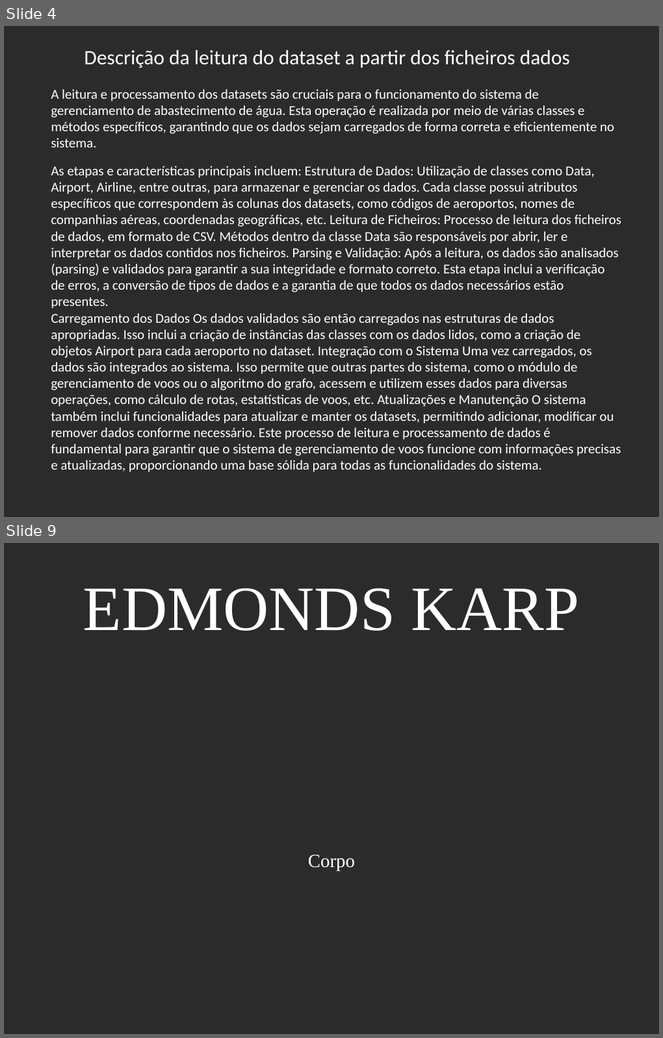
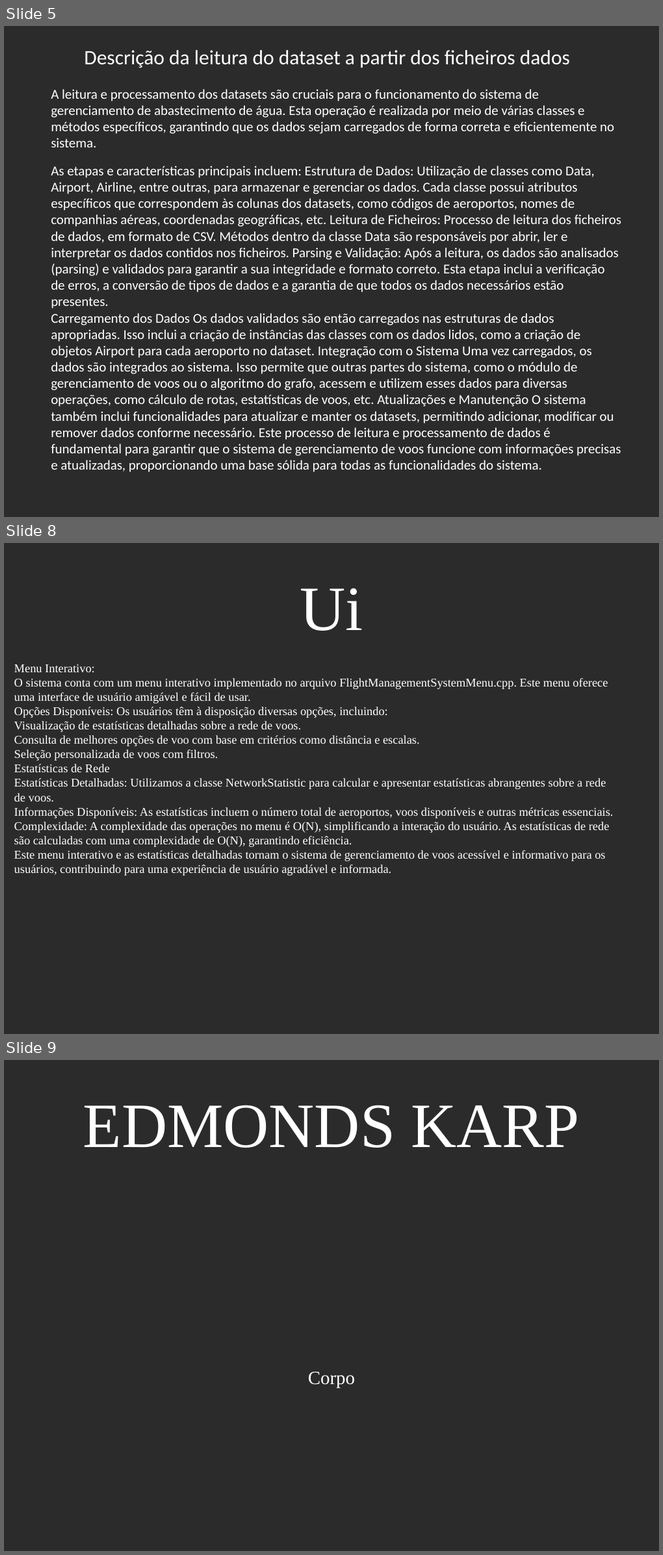
Before and after one commit to AngeloOliveira2004/DA_1st_Project, a slide deck: Neat Water Supply Presentation.pptx. Shown one above the other, each under a label of ours: slides 4 and 9 before the commit, slides 5, 8 and 9 after it; the slides between them are not shown. The pictures are 663x1038 and 663x1555 pixels, drawn with LibreOffice and Linux fonts; fonts in the diff are those of the drawing; background and template pictures are left out; a plain dark background stands for a picture behind light text. Boxes give left, top, right and bottom in pixels: in the first picture for what was removed or moved away, otherwise in the second. Text is boxed around its words. In the diff, an @@ line names an element or a change of style, - is before the commit and + after.

```diff
--- a/Neat Water Supply Presentation.pptx
+++ b/Neat Water Supply Presentation.pptx
@@ slide 8 added at box(4, 543, 659, 1034), background picture (left out) @@
@@ text added at box(300, 588, 363, 631), 74 pt, text #FFFFFF @@
+Ui
@@ text added at box(14, 665, 613, 876), 14 pt, text #FFFFFF @@
+Menu Interativo:
+O sistema conta com um menu interativo implementado no arquivo FlightManagementSystemMenu.cpp. Este menu oferece
+uma interface de usuário amigável e fácil de usar.
+Opções Disponíveis: Os usuários têm à disposição diversas opções, incluindo:
+Visualização de estatísticas detalhadas sobre a rede de voos.
+Consulta de melhores opções de voo com base em critérios como distância e escalas.
+Seleção personalizada de voos com filtros.
+Estatísticas de Rede
+Estatísticas Detalhadas: Utilizamos a classe NetworkStatistic para calcular e apresentar estatísticas abrangentes sobre a rede
+de voos.
+Informações Disponíveis: As estatísticas incluem o número total de aeroportos, voos disponíveis e outras métricas essenciais.
+Complexidade: A complexidade das operações no menu é O(N), simplificando a interação do usuário. As estatísticas de rede
+são calculadas com uma complexidade de O(N), garantindo eficiência.
+Este menu interativo e as estatísticas detalhadas tornam o sistema de gerenciamento de voos acessível e informativo para os
+usuários, contribuindo para uma experiência de usuário agradável e informada.
@@ what was slide 4 is now slide 5 @@
```
Also in this commit, not shown: 3 other slides added, 4 slides removed.
